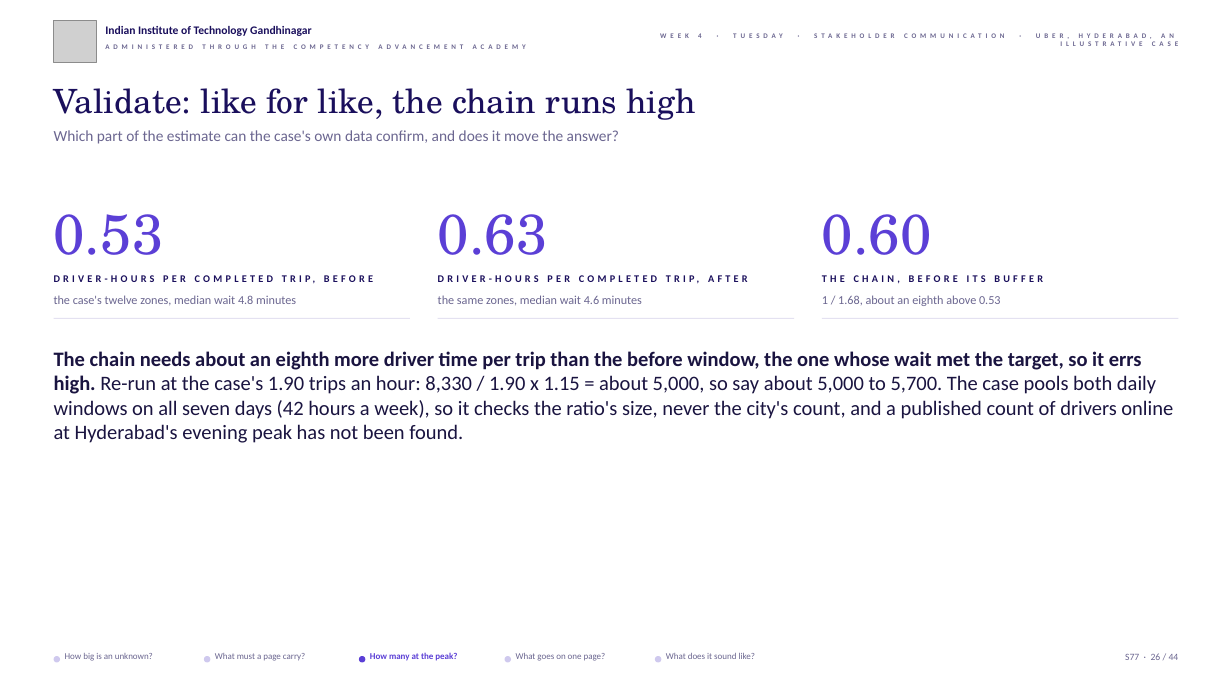
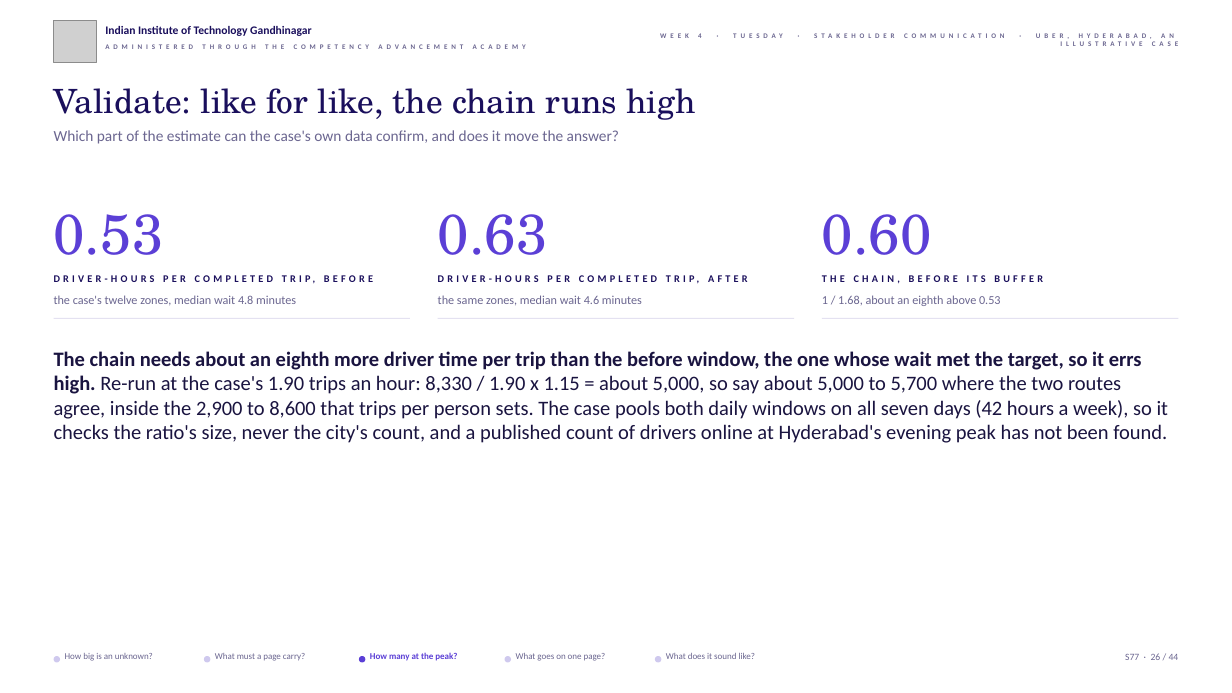
Before and after one commit to fde-academy-lab/c2-content-factory, a slide deck: slide 26 of content/W04/D2/slides/C2_W04_D02_half2_STUDENT.pptx. Drawn at 1232x693 pixels with LibreOffice and Linux fonts; fonts in the diff are those of the drawing; grey boxes stand for pictures; background and template pictures are left out. Boxes give left, top, right and bottom in pixels: in the first picture for what was removed or moved away, otherwise in the second. Text is boxed around its words. In the diff, an @@ line names an element or a change of style, - is before the commit and + after.

```diff
--- a/content/W04/D2/slides/C2_W04_D02_half2_STUDENT.pptx
+++ b/content/W04/D2/slides/C2_W04_D02_half2_STUDENT.pptx
@@ text at (54, 351, 1169, 443): text changed @@
-The chain needs about an eighth more driver time per trip than the before window, the one whose wait met the target, so it errs high. Re-run at the case's 1.90 trips an hour: 8,330 / 1.90 x 1.15 = about 5,000, so say about 5,000 to 5,700. The case pools both daily windows on all seven days (42 hours a week), so it checks the ratio's size, never the city's count, and a published count of drivers online at Hyderabad's evening peak has not been found.
+The chain needs about an eighth more driver time per trip than the before window, the one whose wait met the target, so it errs high. Re-run at the case's 1.90 trips an hour: 8,330 / 1.90 x 1.15 = about 5,000, so say about 5,000 to 5,700 where the two routes agree, inside the 2,900 to 8,600 that trips per person sets. The case pools both daily windows on all seven days (42 hours a week), so it checks the ratio's size, never the city's count, and a published count of drivers online at Hyderabad's evening peak has not been found.
```
Also in this commit, not shown: 4 other slides changed, 38 other files.
